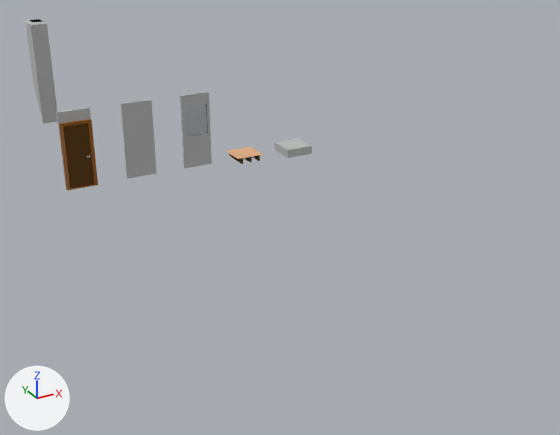
Renders of the glTF model public/models/low_poly_house/low_poly_house_3.glb from each side of a commit.
Before and after are seen from a camera (50 mm lens) standing at (-5.09, -25.2, 9.02) and looking at (4.75, -7.32, 0.08). Arrows for +X, +Y and +Z are at lower left; the lights stay in place. Where no turn or scale is listed for an object, it has been applied to the vertices.

In view in the first picture: 'chimney', 'door', 'door_frame', 'floor_concrete', 'wall', 'window_glass', 'window_medium'.
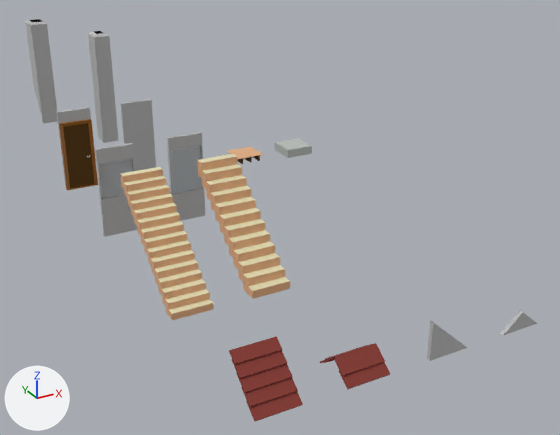
Commit message: Draw stairs, roof and chimney

What changed in the scene script:
```text
Add me_cube_021:
    me_cube_021.from_pydata([(-1.0, 0.095, 0.0), (-0.5, 0.095, 0.425), (0.0, 0.095, 0.0), (-1.0, 0.0, 0.0), (-0.5, 0.0, 0.425), (0.0, 0.0, 0.0)], [], [(4, 3, 5), (1, 4, 5), (1, 5, 2), (1, 2, 0), (3, 4, 1), (3, 1, 0), (2, 5, 3), (2, 3, 0)])
    me_cube_021.materials.append(mat_lime_rendering)  # grey #bababa
Add me_cube_020:
    me_cube_020.from_pydata([(0.0, 0.095, 0.0), (-1.0, 0.095, 0.0), (-1.0, 0.095, 0.913), (0.0, 0.0, 0.0), (-1.0, 0.0, 0.0), (-1.0, 0.0, 0.913)], [], [(1, 2, 5), (1, 5, 4), (1, 4, 3), (1, 3, 0), (5, 3, 4), (2, 1, 0), (5, 2, 0), (5, 0, 3)])
    me_cube_020.materials.append(mat_lime_rendering)  # grey #bababa
Remove ob_window_medium:
    ob_window_medium = bpy.data.objects.new('window_medium', me_cube_003)
Change ob_window_glass:
    ob_window_glass.location: (4.0, -2.0, 0.0) -> (0.0, -6.0, 0.0)
Add ob_roof_ridge_1_wall:
    ob_roof_ridge_1_wall = bpy.data.objects.new('roof_ridge_1_wall', me_cube_021)
    ob_roof_ridge_1_wall.location = (7.0, -15.0, 0.0)
Add ob_roof_slope_wall:
    ob_roof_slope_wall = bpy.data.objects.new('roof_slope_wall', me_cube_020)
    ob_roof_slope_wall.location = (5.0, -15.0, 0.0)
Add ob_roof_ridge_1:
    ob_roof_ridge_1 = bpy.data.objects.new('roof_ridge_1', me_cube_017)  # 32 vertices, 48 faces; spans x -1.0..0.0, y -0.023..1.024, z -0.001..0.45; in mat_roof_tile (red #85342b)
    ob_roof_ridge_1.location = (3.0, -15.0, 0.0)
Add ob_roof_slope:
    ob_roof_slope = bpy.data.objects.new('roof_slope', me_cube_015)  # 40 vertices, 60 faces; spans x -1.0..0.0, y -0.023..1.026, z 0.0..0.946; in mat_roof_tile (red #85342b)
    ob_roof_slope.location = (1.0, -15.0, 0.0)
Add ob_stairs_21_25:
    ob_stairs_21_25 = bpy.data.objects.new('stairs_21_25', me_cube_014)  # 96 vertices, 188 faces; spans x -1.0..0.0, y 0.0..3.0, z 0.0..2.5; in mat_light_wood (beige #e7b083), mat_trend (beige #e7e0b8)
    ob_stairs_21_25.location = (3.0, -11.0, 0.0)
Add ob_stairs_17_20:
    ob_stairs_17_20 = bpy.data.objects.new('stairs_17_20', me_cube_013)  # 120 vertices, 236 faces; spans x -1.0..0.0, y 0.0..3.0, z 0.0..2.49; in mat_light_wood (beige #e7b083), mat_trend (beige #e7e0b8)
    ob_stairs_17_20.location = (1.0, -11.0, 0.0)
Add ob_chimney_tall:
    ob_chimney_tall = bpy.data.objects.new('chimney_tall', me_cube_019)  # 16 vertices, 28 faces; spans x -0.55..0.0, y 0.0..0.75, z 0.0..3.96; in mat_lime_rendering (grey #bababa), mat_carbon_black (black #000000)
    ob_chimney_tall.location = (3.0, 2.0, 0.0)
Add ob_window_glass_2:
    ob_window_glass_2 = bpy.data.objects.new('window_glass_2', me_cube_009)  # a box spanning x 0.04..0.96, y 0.02..0.05, z 0.85..2.15; in mat_glass (white #e5eaed)
    ob_window_glass_2.location = (2.0, -6.0, 0.0)
Add ob_window_medium_tall:
    ob_window_medium_tall = bpy.data.objects.new('window_medium_tall', me_cube_008)  # 24 vertices, 48 faces; spans x -1.0..0.0, y 0.0..0.1, z 0.0..2.5; in mat_lime_rendering (grey #bababa)
    ob_window_medium_tall.location = (3.0, -6.0, 0.0)
Add ob_window_medium_medium:
    ob_window_medium_medium = bpy.data.objects.new('window_medium_medium', me_cube_003_1)  # 24 vertices, 48 faces; spans x -1.0..0.0, y 0.0..0.1, z 0.0..2.5; in mat_lime_rendering (grey #bababa)
    ob_window_medium_medium.location = (1.0, -6.0, 0.0)
```

Changed parts and their boxes [x1, y1, x2, y2] in the pictures (560 x 435 px):
'stairs_17_20', added: after [120, 167, 214, 320]
'stairs_21_25', added: after [197, 154, 290, 299]
'roof_slope', added (red): after [229, 336, 303, 421]
'chimney_tall', added: after [88, 31, 119, 143]
'window_medium_medium', added: after [95, 143, 138, 237]
'roof_ridge_1', added (red): after [320, 343, 390, 390]
'window_glass', moved: before [184, 104, 208, 136]; after [99, 159, 133, 199]
'window_medium', deleted: before [180, 92, 212, 168]
'window_medium_tall', added: after [167, 132, 205, 221]
'window_glass_2', added: after [170, 145, 203, 194]
'roof_slope_wall', added: after [427, 320, 467, 361]
'roof_ridge_1_wall', added: after [501, 311, 538, 335]
